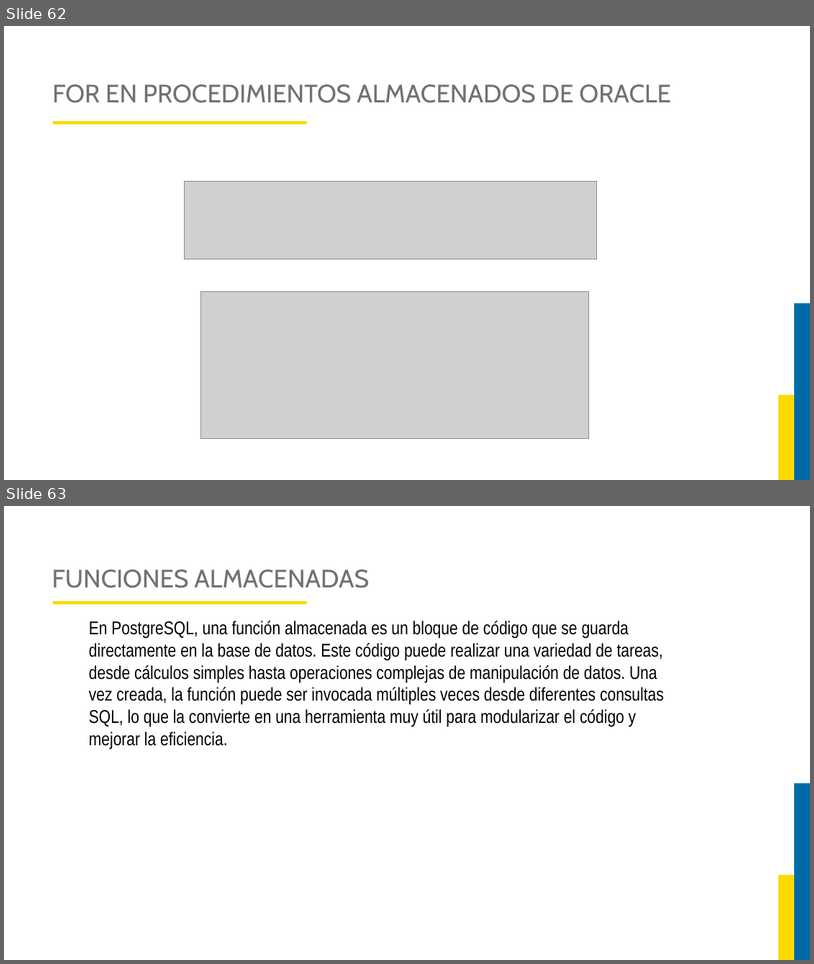
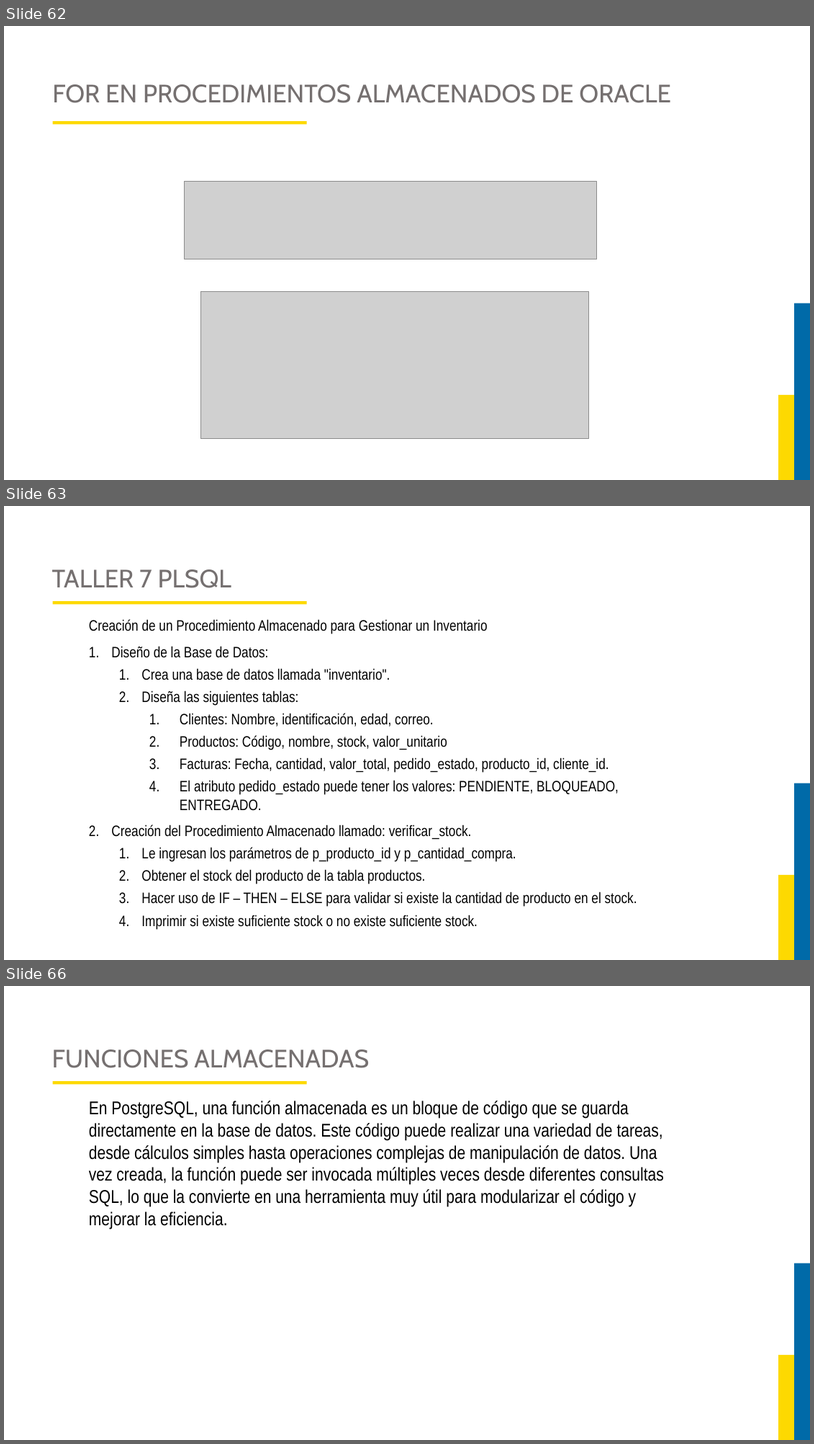
Before and after one commit to JorgeAlejandroAguirreGutierrez/proyecto-luis, a slide deck: Curso Base de Datos 2/DIAPOSITIVAS BASES DE DATOS 2.pptx. Shown one above the other, each under a label of ours: slides 62 and 63 before the commit, slides 62, 63 and 66 after it; the slides between them are not shown. The pictures are 814x964 and 814x1444 pixels, drawn with LibreOffice and Linux fonts; fonts in the diff are those of the drawing; grey boxes stand for pictures; background and template pictures are left out. Boxes give left, top, right and bottom in pixels: in the first picture for what was removed or moved away, otherwise in the second. Text is boxed around its words. In the diff, an @@ line names an element or a change of style, - is before the commit and + after.

```diff
--- a/Curso Base de Datos 2/DIAPOSITIVAS BASES DE DATOS 2.pptx
+++ b/Curso Base de Datos 2/DIAPOSITIVAS BASES DE DATOS 2.pptx
@@ slide 63 added at (4,506,810,960), background #FFFFFF; not listed: 2 template elements that a slide beside it also shows @@
@@ title added at (52,569,232,588), 30 pt, text #757070 @@
+TALLER 7 PLSQL
@@ rectangle added at (52,601,306,604), fill #FDD901 @@
@@ text added at (89,619,638,929), 18 pt, text #000000 @@
+Creación de un Procedimiento Almacenado para Gestionar un Inventario
+1. Diseño de la Base de Datos:
+  1. Crea una base de datos llamada "inventario".
+  2. Diseña las siguientes tablas:
+    1. Clientes: Nombre, identificación, edad, correo.
+    2. Productos: Código, nombre, stock, valor_unitario
+    3. Facturas: Fecha, cantidad, valor_total, pedido_estado, producto_id, cliente_id.
+    4. El atributo pedido_estado puede tener los valores: PENDIENTE, BLOQUEADO, ENTREGADO.
+2. Creación del Procedimiento Almacenado llamado: verificar_stock.
+  1. Le ingresan los parámetros de p_producto_id y p_cantidad_compra.
+  2. Obtener el stock del producto de la tabla productos.
+  3. Hacer uso de IF – THEN – ELSE para validar si existe la cantidad de producto en el stock.
+  4. Imprimir si existe suficiente stock o no existe suficiente stock.
@@ what was slide 63 is now slide 66 @@
```
Also in this commit, not shown: 4 slides changed, 2 other slides added, 2 other files.
